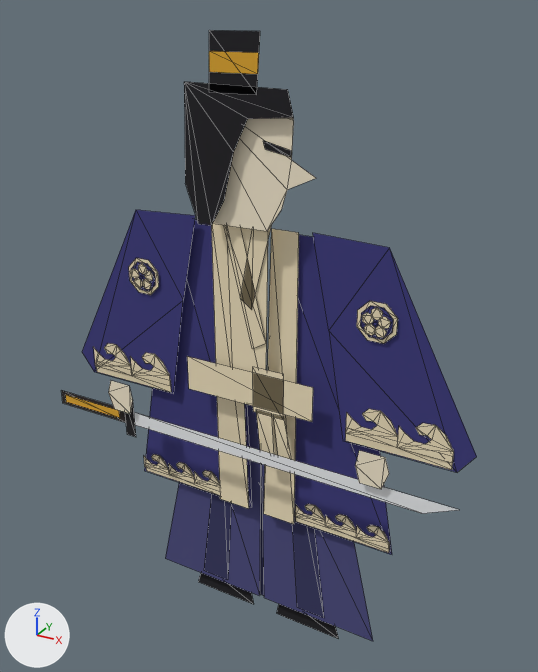
A saved change to the glTF model public/models/samurai.glb.
The view is the same before and after, from a 50 mm lens placed at (2.16, -3.67, 4.24), pointed at (0.05, 0.18, 2.32). Lighting does not change. The marker at lower left points along +X, +Y and +Z. The first picture is the older version. Mesh edges are drawn as thin lines. Where no turn or scale is listed for an object, it has been applied to the vertices.

The first picture shows 'face', 'hair', 'hakama_L', 'hakama_R', 'lapel_L', 'lapel_R', 'obi', 'robe_L', 'robe_R', 'sleeve_L', 'sleeve_R', 'sword_paper' and 7 more.
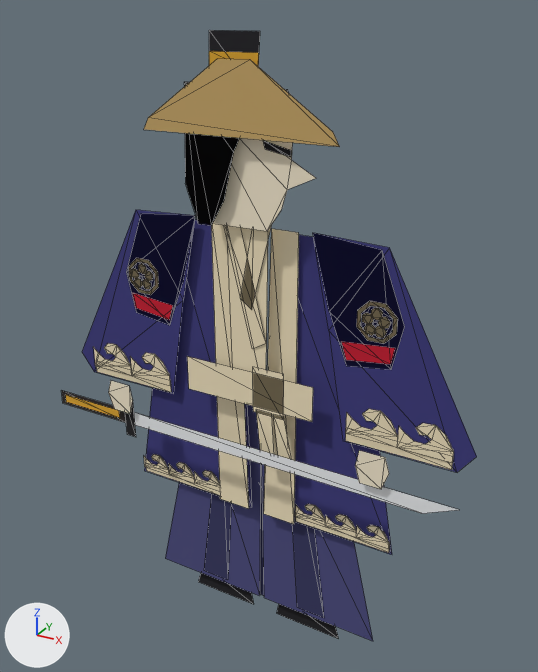
What differs and where, as boxes [x1, y1, x2, y2] in the pictures (538 x 672 px):
'sumi_hat', added (orange): after [144, 59, 340, 147]
'sumi_sleeve_L', added: after [313, 233, 405, 369]
    faces in mat_pc_robe (blue #3c3a7e): [313, 233, 405, 369]
    faces in mat_pc_cord (red #c8102e): [342, 342, 395, 364]
'sumi_hair', added (black): after [184, 82, 289, 226]
'sumi_sleeve_R', added: after [126, 214, 194, 325]
    faces in mat_pc_robe (blue #3c3a7e): [126, 214, 194, 325]
    faces in mat_pc_cord (red #c8102e): [133, 293, 173, 320]
'hair', unchanged, covered by the edit: before [184, 30, 294, 226]; after [209, 30, 260, 66]

What changed in the scene script:
```text
Add mat_pc_straw:
    mat_pc_straw = principled_material('pc_straw')
    mat_pc_straw.base_color = (0.584, 0.392, 0.144)  # orange #c9a86a
    mat_pc_straw.roughness = 1.0
Add mat_pc_cord:
    mat_pc_cord = principled_material('pc_cord')
    mat_pc_cord.base_color = (0.578, 0.00518, 0.0273)  # red #c8102e
    mat_pc_cord.roughness = 1.0
Add me_sumi_hat:
    me_sumi_hat.from_pydata([(-0.62, -0.12, 0.52), (0.62, -0.12, 0.52), (0.58, -0.12, 0.59), (0.1, -0.12, 0.92), (-0.1, -0.12, 0.92), (-0.58, -0.12, 0.59)], [], [(5, 0, 1), (1, 2, 3), (3, 4, 5), (1, 3, 5)])
    me_sumi_hat.materials.append(mat_pc_straw)  # orange #c9a86a
Add me_sumi_hair:
    me_sumi_hair.from_pydata([(-0.276, -0.1, 0.0), (-0.184, -0.1, 0.0), (-0.092, -0.1, 0.161), (-0.023, -0.1, 0.437), (0.069, -0.1, 0.621), (0.345, -0.1, 0.644), (0.311, -0.1, 0.782), (-0.334, -0.1, 0.794), (-0.356, -0.1, 0.23)], [], [(0, 8, 7), (7, 6, 5), (7, 5, 4), (1, 0, 7), (3, 2, 1), (7, 4, 3), (7, 3, 1)])
    me_sumi_hair.materials.append(mat_pc_hair)  # black #1b1a1f
Add me_sumi_sleeve_r:
    me_sumi_sleeve_r.from_pydata(...)  # 62 vertices, 42 faces; spans x -0.48..0.1, y 0.006..0.05, z -0.7..0.08
    # faces by material slot: [14, 26, 2]
    me_sumi_sleeve_r.materials.append(mat_pc_robe)  # blue #3c3a7e
    me_sumi_sleeve_r.materials.append(mat_pc_kimono)  # beige #f2e3c0
    me_sumi_sleeve_r.materials.append(mat_pc_cord)  # red #c8102e
Add me_sumi_sleeve_l:
    me_sumi_sleeve_l.from_pydata(...)  # 62 vertices, 42 faces; spans x -0.1..0.48, y 0.006..0.05, z -0.7..0.08
    # faces by material slot: [14, 26, 2]
    me_sumi_sleeve_l.materials.append(mat_pc_robe)  # blue #3c3a7e
    me_sumi_sleeve_l.materials.append(mat_pc_kimono)  # beige #f2e3c0
    me_sumi_sleeve_l.materials.append(mat_pc_cord)  # red #c8102e
Add ob_sumi_hat:
    ob_sumi_hat = bpy.data.objects.new('sumi_hat', me_sumi_hat)
    ob_sumi_hat.location = (0.0, 0.0, 3.08)
Add ob_sumi_hair:
    ob_sumi_hair = bpy.data.objects.new('sumi_hair', me_sumi_hair)
    ob_sumi_hair.location = (0.0, 0.0, 3.08)
Add ob_sumi_sleeve_r:
    ob_sumi_sleeve_r = bpy.data.objects.new('sumi_sleeve_R', me_sumi_sleeve_r)
    ob_sumi_sleeve_r.location = (-0.5, 0.0, 3.0)
Add ob_sumi_sleeve_l:
    ob_sumi_sleeve_l = bpy.data.objects.new('sumi_sleeve_L', me_sumi_sleeve_l)
    ob_sumi_sleeve_l.location = (0.5, 0.0, 3.0)
```
